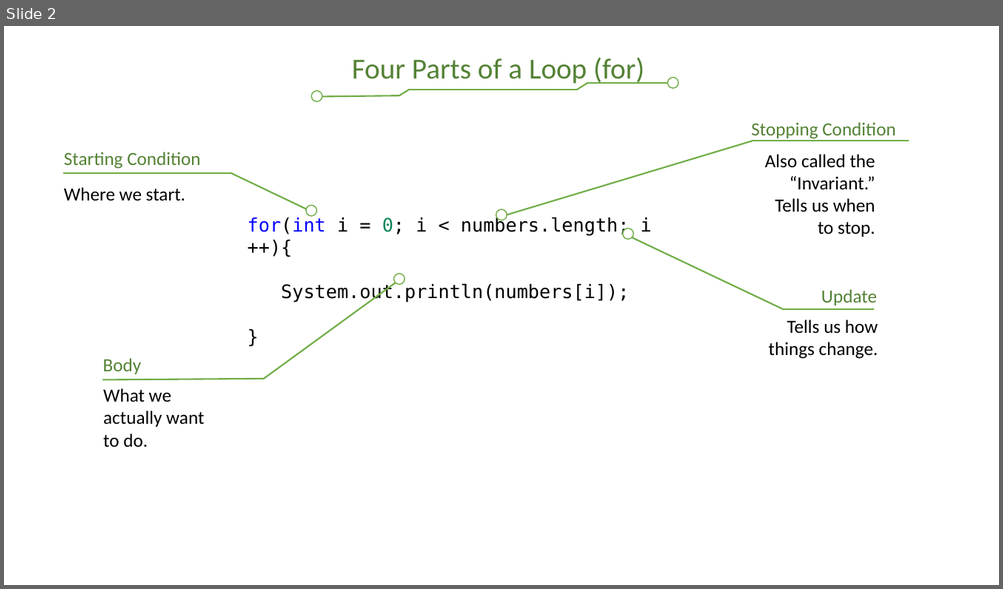
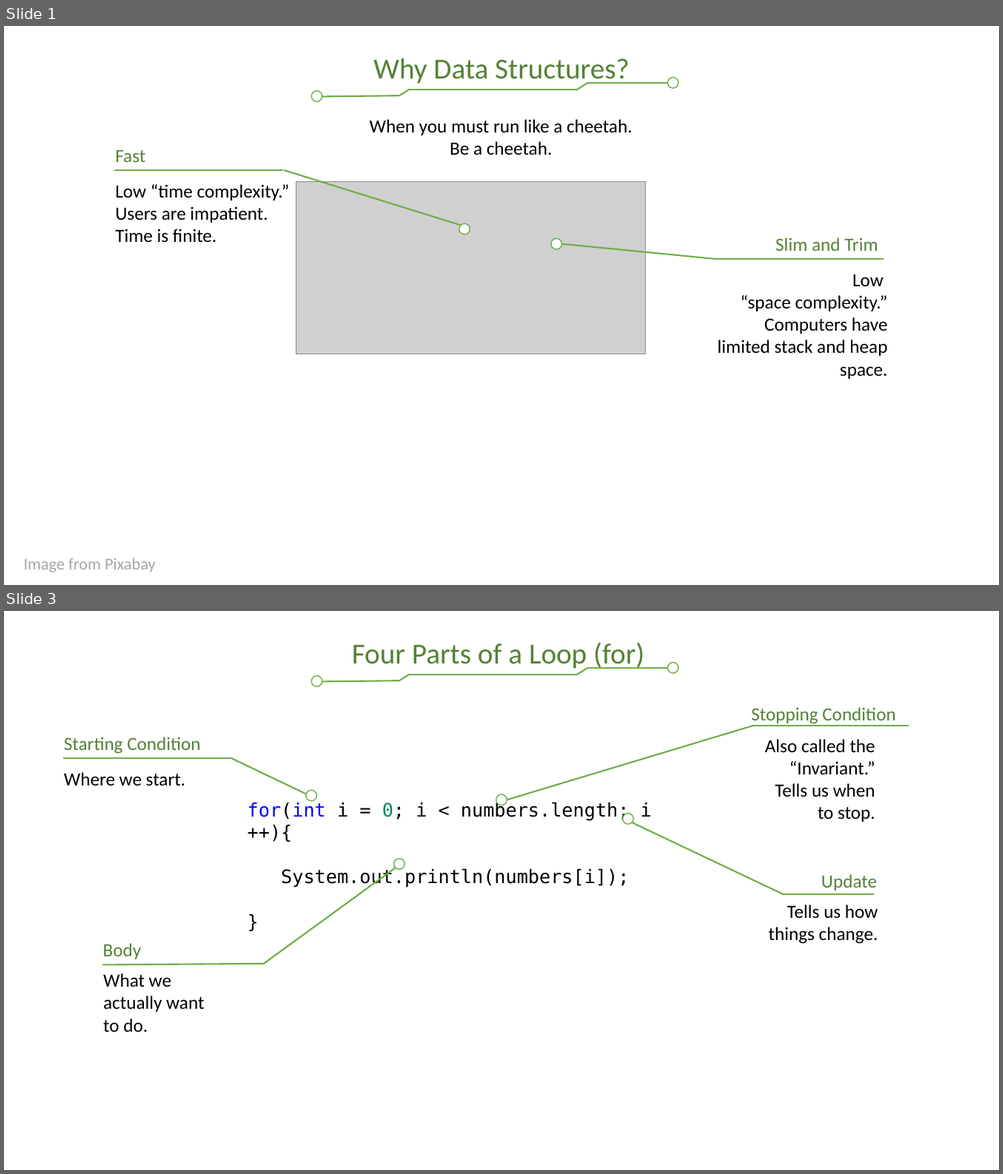
Before and after one commit to csci3320/fall2020, a slide deck: Data Structures Parts and Terms.pptx. Shown one above the other, each under a label of ours: slide 2 before the commit, slides 1 and 3 after it; the slides between them are not shown. The pictures are 1003x589 and 1003x1174 pixels, drawn with LibreOffice and Linux fonts; fonts in the diff are those of the drawing; grey boxes stand for pictures; background and template pictures are left out. Boxes give left, top, right and bottom in pixels: in the first picture for what was removed or moved away, otherwise in the second. Text is boxed around its words. In the diff, an @@ line names an element or a change of style, - is before the commit and + after.

Commit message:
Add the cheetah

```diff
--- a/Data Structures Parts and Terms.pptx
+++ b/Data Structures Parts and Terms.pptx
@@ slide 1 added at [4, 26, 999, 585], background #FFFFFF @@
@@ text added at [373, 58, 629, 86], 28 pt, text #548235 @@
+Why Data Structures?
@@ group added at [311, 78, 678, 102]: 5 lines, 2 ellipses @@
@@ text added at [370, 119, 632, 156], 18 pt, text #000000 @@
+When you must run like a cheetah.
+Be a cheetah.
@@ group added at [115, 150, 888, 379]: 4 lines, 4 texts, 2 ellipses, 1 picture @@
+Slim and Trim
+Low
+“space complexity.”
+Computers have limited stack and heap space.
+Fast
+Low “time complexity.”
+Users are impatient.
+Time is finite.
@@ text added at [24, 558, 156, 573], 16 pt, text #A6A6A6 @@
+Image from Pixabay
@@ what was slide 2 is now slide 3 @@
```
Also in this commit, not shown: 1 slide changed.
